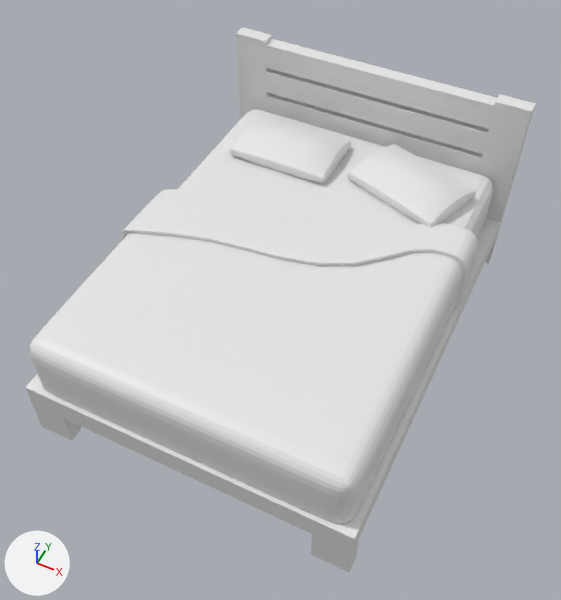
Two versions of the FBX model buddyjam12/Assets/Meshs/bed.fbx, one commit apart.
Rendered twice from a camera (50 mm lens) standing at (1.18, -2.45, 3.31) and looking at (0.02, -0.14, 0.41). Arrows for +X, +Y and +Z are at lower left; the lights stay in place. Where no turn or scale is listed for an object, it has been applied to the vertices.

Names of what the first picture shows: 'Blanket', 'Pillow', 'Pillow.001', 'bedframe', 'mattress'.
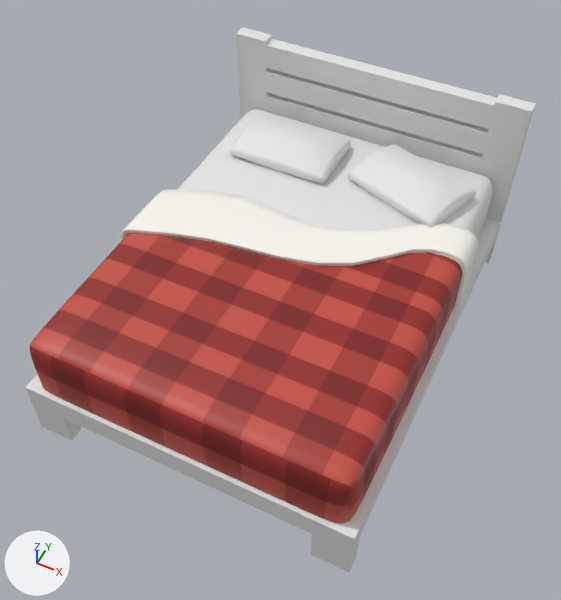
Patch to the scene script:
```diff
--- a/buddyjam12/Assets/Meshs/bed.fbx.py
+++ b/buddyjam12/Assets/Meshs/bed.fbx.py
@@ img_blankettex_png @@
+img_blankettex_png = load_image('blanketTex.png', '../Textures/blanketTex.png', 1024, 1024, 'sRGB')
@@ mat_material @@
+mat_material = principled_material('Material')
+mat_material.texture = img_blankettex_png
@@ me_cube_006 @@
 # used by ob_blanket; location = (0.0, 0.0, 0.487)
-me_cube_006.from_pydata(...)  # 855 vertices, 818 faces; spans x -0.82..0.82, y -1.07..0.5, z -0.15..0.19
+me_cube_006.from_pydata(...)  # 856 vertices, 812 faces; spans x -0.82..0.82, y -1.07..0.5, z -0.15..0.19
+# me_cube_006 part 1: 802 faces spanning x -0.82..0.82, y -1.07..0.5, z -0.15..0.19 switch from no material to mat_material (picture img_blankettex_png)
```

Where the change shows, as pixel boxes (x1, y1, x2, y2) in the pictures (561 x 600 px):
part 1 of me_cube_006, recoloured (white to red)
    both: (30, 191, 477, 523)
